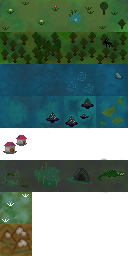
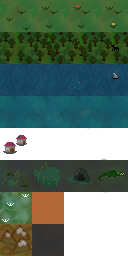
Before/after of a 128x256 layered artwork. What changed in the layer stack:
painted on "Background" over [0,0,128,253]
painted on "Layer" over [32,192,64,256]
